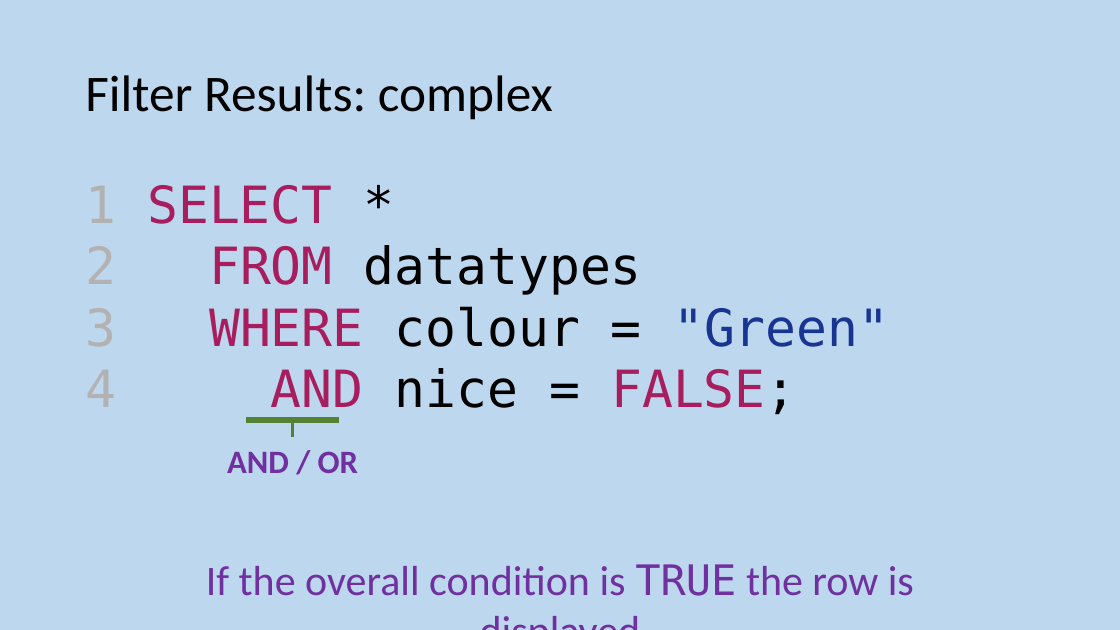
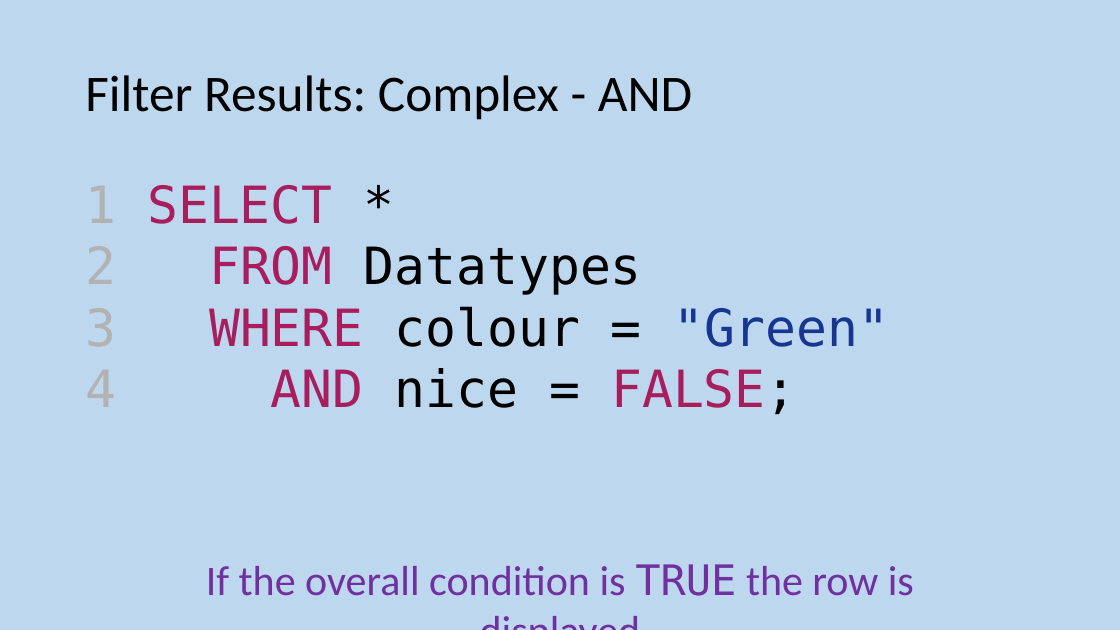
Before and after one commit to MrFriendCS/MrFriendCS.github.io, a slide deck: slide 61 of n5-cs/ddd/N5 CS DDD Slides.pptx. Drawn at 1120x630 pixels with LibreOffice and Linux fonts; fonts in the diff are those of the drawing. Boxes give left, top, right and bottom in pixels: in the first picture for what was removed or moved away, otherwise in the second. Text is boxed around its words. In the diff, an @@ line names an element or a change of style, - is before the commit and + after.

```diff
--- a/n5-cs/ddd/N5 CS DDD Slides.pptx
+++ b/n5-cs/ddd/N5 CS DDD Slides.pptx
@@ title at [85,75,692,120]: text changed @@
-Filter Results: complex
+Filter Results: Complex - AND
@@ text at [209,246,642,295]: text changed @@
-2 FROM datatypes
+2 FROM Datatypes
@@ line removed from (246, 420) to (339, 420) @@
@@ line removed from (292, 437) to (292, 420) @@
@@ text removed at [227,451,358,473] @@
-AND / OR
```
Also in this commit, not shown: 19 other slides changed, 4 slides added, 2 other files.
